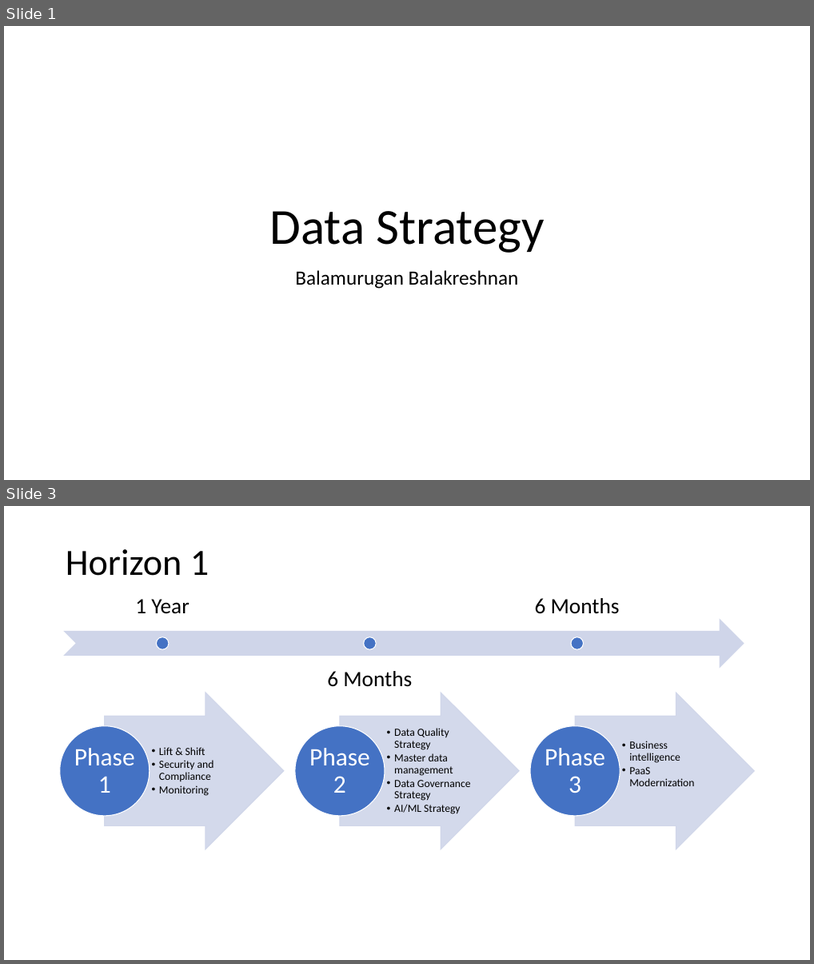
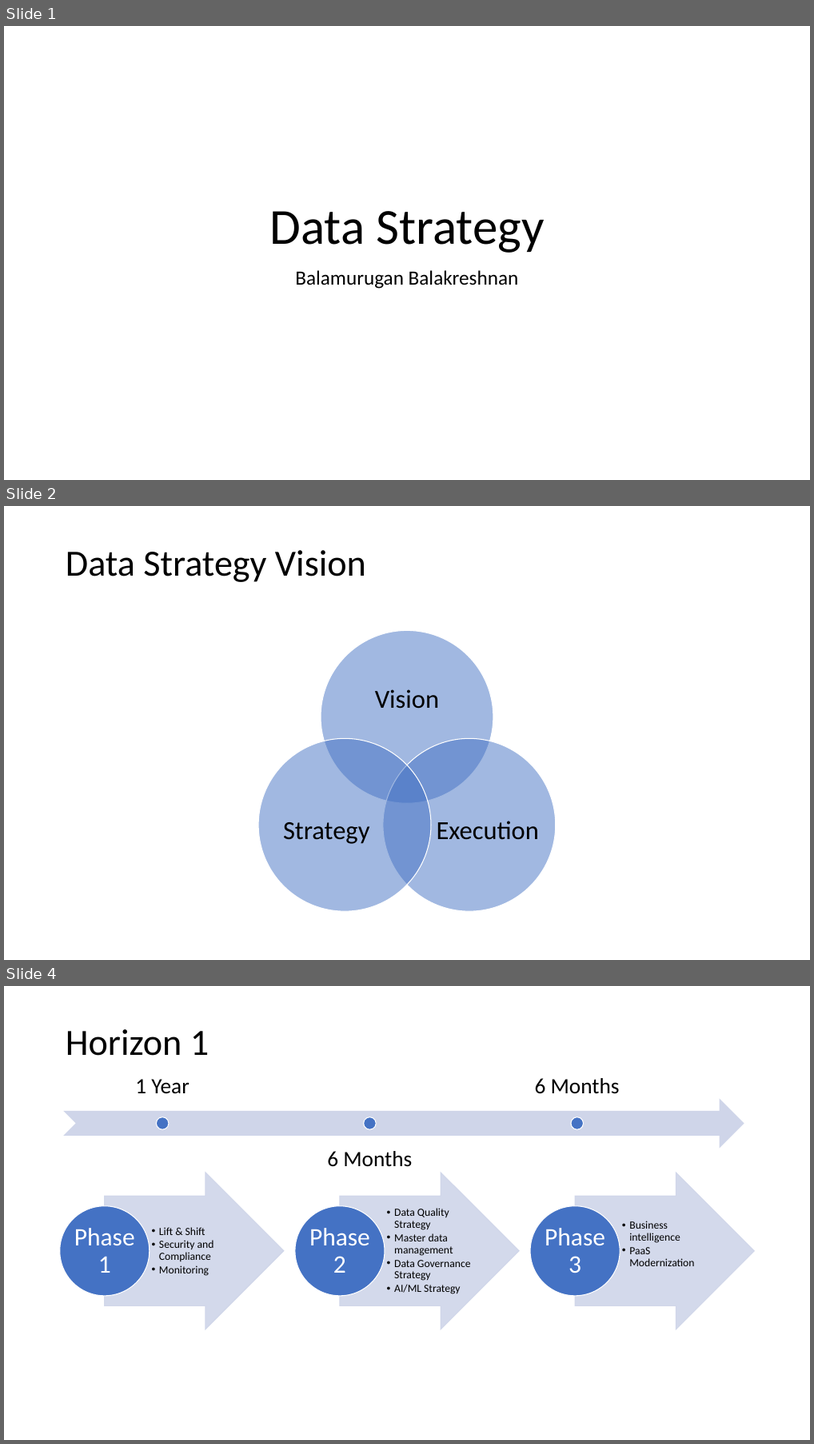
Before and after one commit to balakreshnan/datastrategy, a slide deck: DataHorizon.pptx. Shown one above the other, each under a label of ours: slides 1 and 3 before the commit, slides 1, 2 and 4 after it; the slides between them are not shown. The pictures are 814x964 and 814x1444 pixels, drawn with LibreOffice and Linux fonts; fonts in the diff are those of the drawing. Boxes give left, top, right and bottom in pixels: in the first picture for what was removed or moved away, otherwise in the second. Text is boxed around its words. In the diff, an @@ line names an element or a change of style, - is before the commit and + after.

```diff
--- a/DataHorizon.pptx
+++ b/DataHorizon.pptx
@@ slide 2 added at [4, 506, 810, 960], background #FFFFFF @@
@@ title added at [66, 550, 366, 582], 44 pt, text #000000 @@
+Data Strategy Vision
@@ group added at [258, 631, 556, 912]: 3 ellipses, 3 texts @@
+Vision
+Execution
+Strategy
@@ what was slide 3 is now slide 4 @@
```
Also in this commit, not shown: 1 slide changed.
